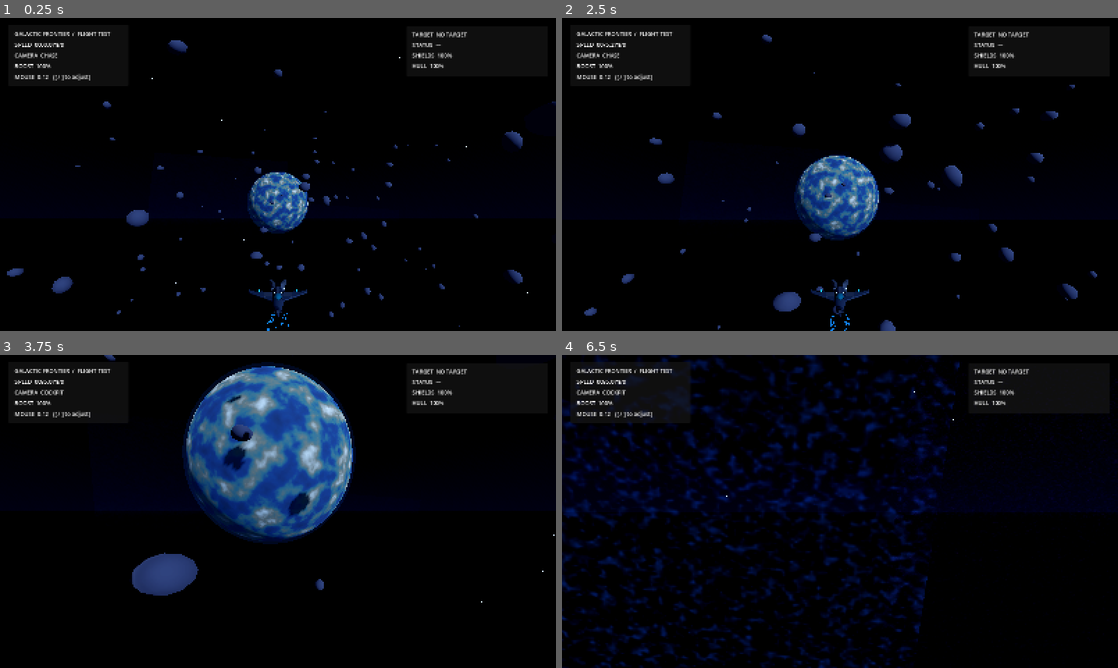
Above: before the commit, frames 1-4 (two rows, left to right).
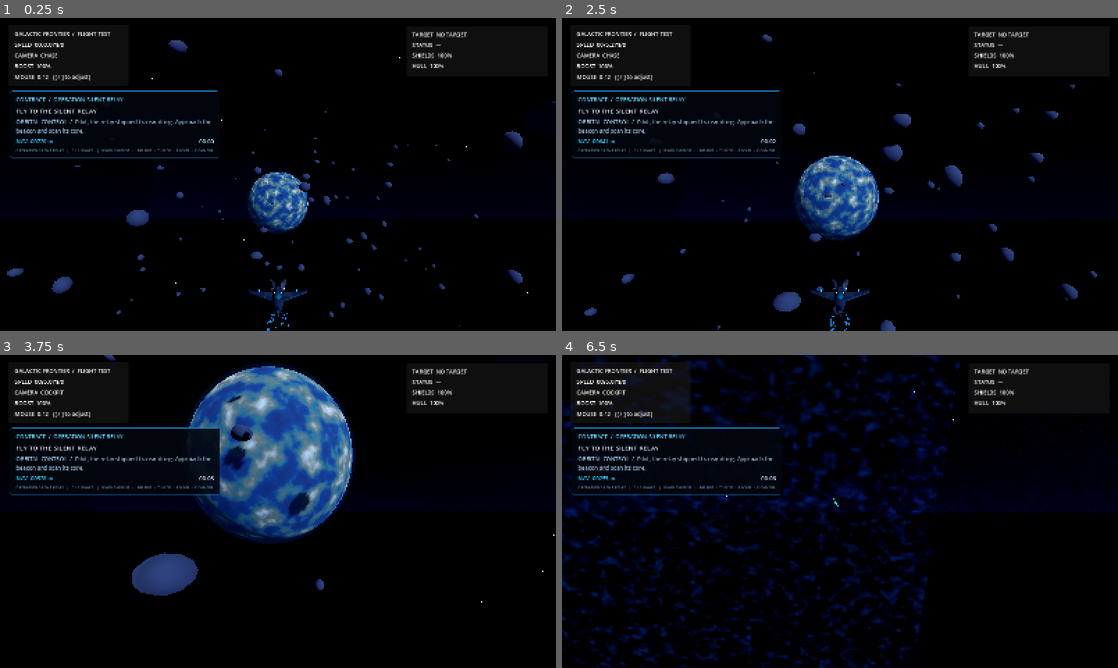
Above: after the commit, the same moments.

Repository: valdissor1990-ui/GALACTIC-FRONTIER
Game: Godot game, scene res://scenes/bootstrap/main.tscn
Same seed, same stepped clock (60 frames per second), same inputs: the game is played once before the commit and once after it.
Inputs (mouse positions are in pixels of both pictures, inside the frame that each line leads up to):
- Up to frame 1 (0.25 s): no input
- Up to frame 2 (2.5 s): tap Enter at 0.5 s; move the mouse to (867, 174) at 0.52 s; hold Shift (boost) 0.53-1.28 s; hold W (move_forward) from 0.53 s (still down); move the mouse to (812, 174) at 1.27 s; click (812, 174) at 1.35 s; move the mouse to (851, 168) at 2.02 s; hold Y (target_clear) from 2.03 s (still down)
- Up to frame 3 (3.75 s): keep holding W (move_forward); move the mouse to (272, 517) at 2.77 s; release Y (target_clear) at 2.78 s; tap T (target_lock) at 2.85 s; move the mouse to (316, 514) at 3.52 s; hold C (toggle_camera) from 3.53 s (still down)
- Up to frame 4 (6.5 s): move the mouse to (795, 508) at 4.27 s; release C (toggle_camera) at 4.28 s; tap F at 4.35 s; tap Space (move_up) at 5 s; move the mouse to (845, 511) at 5.02 s; hold Shift (boost) 5.03-5.78 s; move the mouse to (817, 505) at 5.77 s; release W (move_forward) at 5.78 s; hold D (move_right) from 5.78 s (still down); click (817, 505) at 5.85 s

The runs differ from the first frame. In frame 1, 1.5% of the frame differs, in the area x 1-40%, y 23-45%; in frame 2, 1.5%; in frame 3, 2.6%; in frame 4, 2.4%.

Commit message:
Defer mission scene setup until the scene tree is ready

Diff:
--- a/scripts/demo/demo_mission_director.gd
+++ b/scripts/demo/demo_mission_director.gd
@@ -33,6 +33,10 @@
 
 func _ready() -> void:
 	_rng.seed = 74112026
+	call_deferred("_initialize_mission")
+
+
+func _initialize_mission() -> void:
 	if encounter != null:
 		encounter.set_process(false)
 		encounter.set_physics_process(false)
@@ -192,7 +196,7 @@
 		completed_waves = 3 + wave_index - 1
 	elif stage == MissionStage.RETURN_HOME or stage == MissionStage.COMPLETE:
 		completed_waves = 6
-	_progress_label.text = "OPERATION SILENT RELAY   |   %d / %d WAVES" % [completed_waves, total_waves]
+	_progress_label.text = "OPERATION SILENT RELAY   |   %d / %d WAVES   |   WASD / MOUSE  •  LMB FIRE  •  T LOCK  •  F SCAN  •  C CAMERA" % [completed_waves, total_waves]
 
 
 func _build_mission_hud() -> void:
